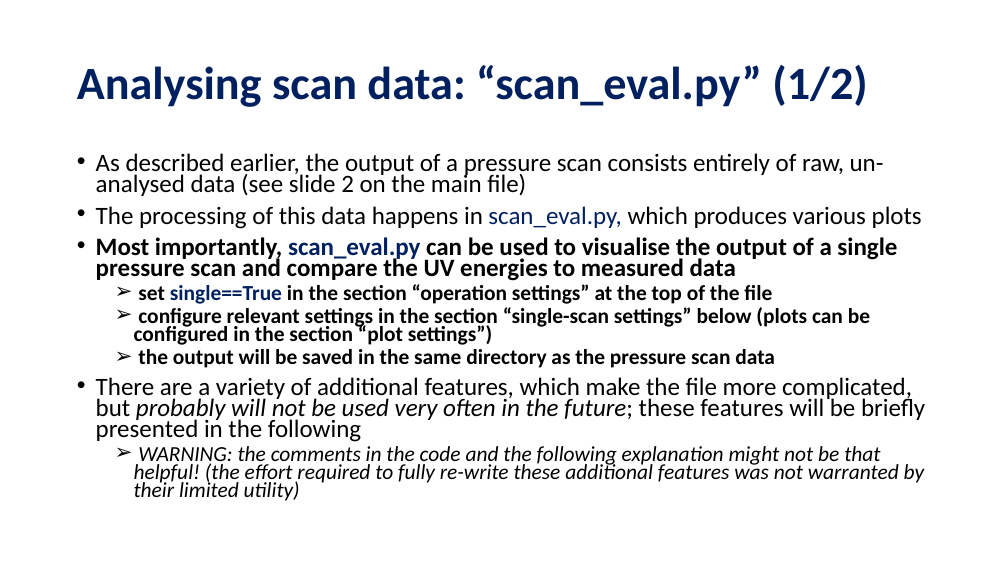
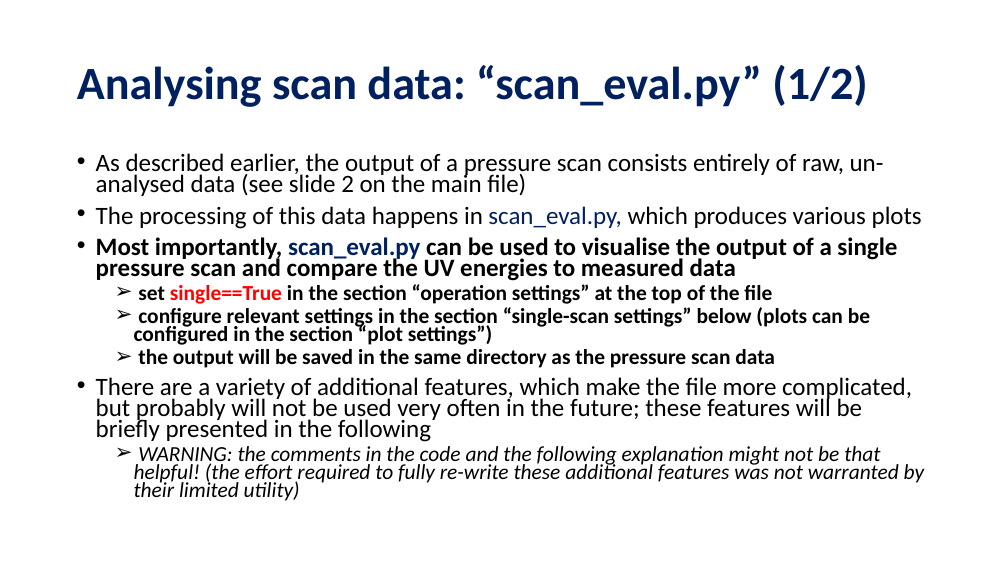
Before and after one commit to david-f-amorim/Simulating-THG-of-few-femtosecond-pulses-in-a-noble-gas-, a slide deck: slide 9 of presentations/DESY - Code Handover.pptx. Drawn at 1008x567 pixels with LibreOffice and Linux fonts; fonts in the diff are those of the drawing. Boxes give left, top, right and bottom in pixels: in the first picture for what was removed or moved away, otherwise in the second. Text is boxed around its words. In the diff, an @@ line names an element or a change of style, - is before the commit and + after.

```diff
--- a/presentations/DESY - Code Handover.pptx
+++ b/presentations/DESY - Code Handover.pptx
@@ text at box(96, 284, 912, 442): text colour #002060 to #FF0000 in "single==True"; italic off in "probably will not be used very often ..." @@
```
Also in this commit, not shown: 6 other slides changed, 1 slide added, 9 other files.
